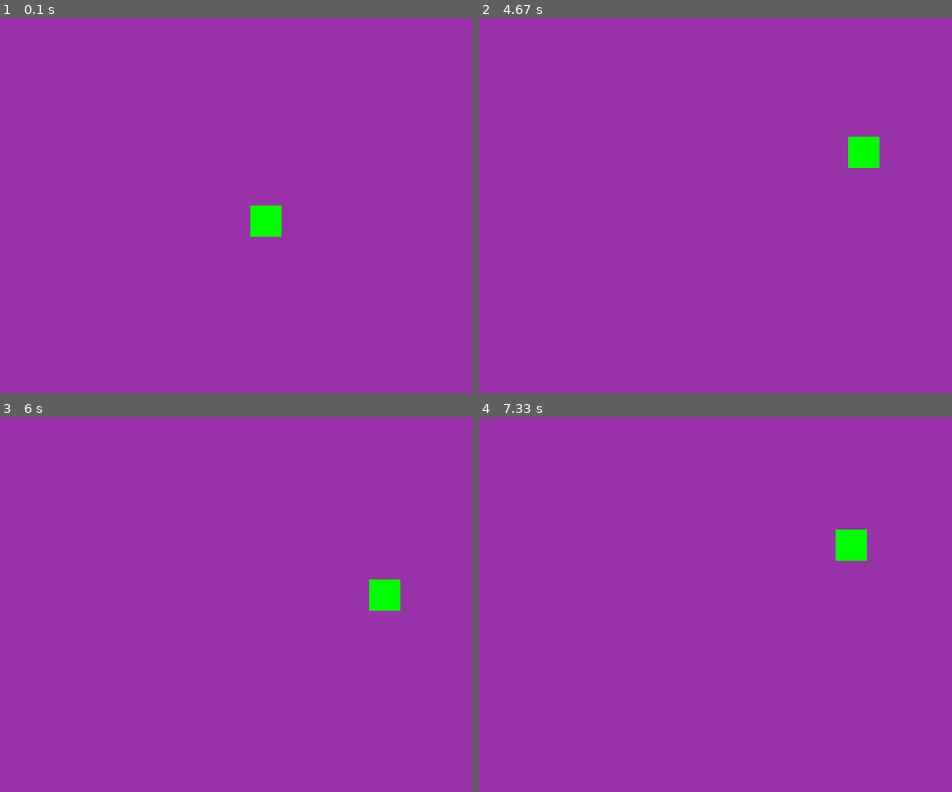
Above: before the commit, frames 1-4 (two rows, left to right).
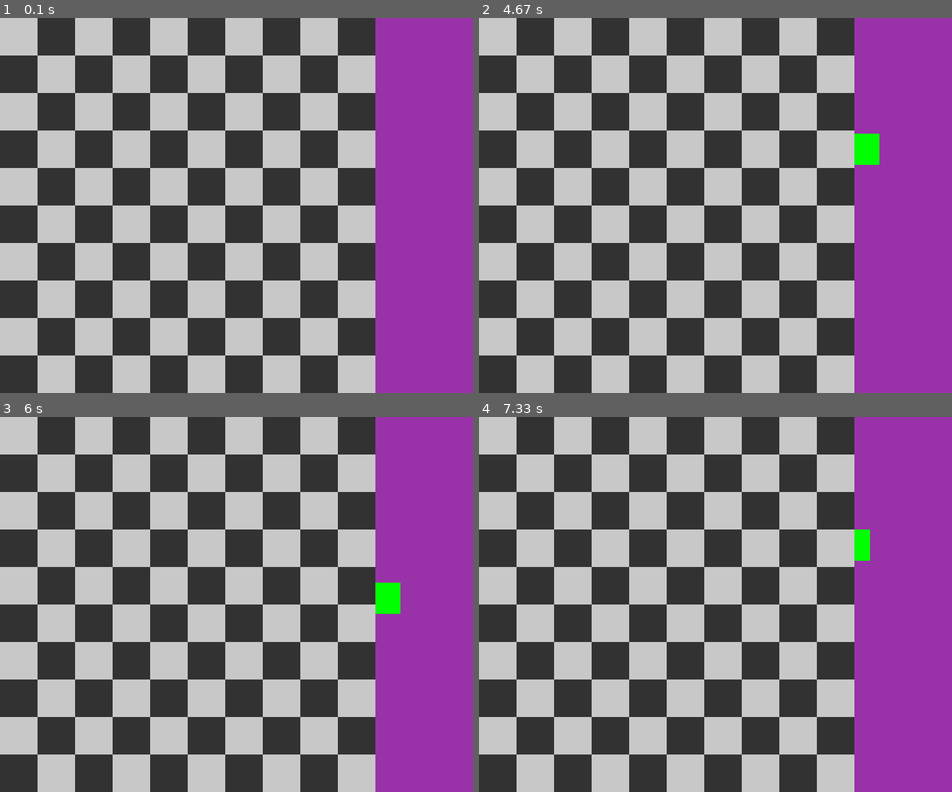
Above: after the commit, the same moments.

Repository: Doc-designs/Python-Procedural-Dungeon-Generation
Game: pygame game, started from Pygame Project.py
Same seed, same stepped clock (60 frames per second), same inputs: the game is played once before the commit and once after it.
Inputs:
- Up to frame 1 (0.1 s): no input
- Up to frame 2 (4.67 s): hold Up 0.83-1.3 s; hold Right 3.9-4.53 s; hold Down from 4.57 s (still down)
- Up to frame 3 (6 s): release Down at 4.93 s; hold Left 4.97-5.43 s; hold Right 5.47-5.93 s; hold Up from 5.97 s (still down)
- Up to frame 4 (7.33 s): release Up at 6.27 s; hold Right 6.3-6.77 s; hold Left from 6.8 s (still down)

The runs differ from the first frame. In frame 1, 79% of the frame differs, in the area x 0-80%, y 0-100%; in frame 2, 79%, in the area x 0-85%, y 0-100%; in frame 3, 79%; in frame 4, 79%.

Commit message:
Reorganized Codebase into Functions and Starting to fix curriculum

Diff:
--- a/Pygame Project.py
+++ b/Pygame Project.py
@@ -2,24 +2,15 @@
 import pygame.freetype #Used for Text
 print("Pygame Version: ", pygame.ver)
 
-pygame.init()
-screen = pygame.display.set_mode((800, 600))
-pygame.display.set_caption("Infinite Dungeons")
-GAME_FONT = pygame.freetype.Font("freesansbold.ttf", 24)
-running = True
 
-clock = pygame.time.Clock()
-player = pygame.Rect(400, 300, 50, 50)
-
-#Run Window Till Closed
-while running:
-    #Setup Window
+def CreatePlayer(screen, player, clock):
     screen.fill((153, 50, 168))
     pygame.draw.rect(screen, (0, 255, 0), player)
-    pygame.display.flip()
+    #pygame.display.flip()
     clock.tick(60)
-    #Controls
-    keys = pygame.key.get_pressed()
+
+
+def Controls(player, keys, grid):
     if keys[pygame.K_UP]:
         player.y -= 5
     if keys[pygame.K_DOWN]:
@@ -36,18 +27,56 @@
         player.x = 750
     if player.y > 550:
         player.y = 550
-    #Post Text to Screen
-    GAME_FONT.render_to(screen, (40, 350), "Hello World!", (0, 0, 0))
-    pygame.display.flip()
-    #Tile System
-    grid = [[1 if ( x + y) % 2 == 0 else 0 for x in range(10)] for y in range(10)]
+    #New Controls Implementation
+    '''
+    new_x = player.x // 60
+    new_y = player.y // 60
+    if grid[new_y][new_x] == 1:
+        player.x = new_x * 60
+        player.y = new_y * 60
+    '''
+
+def GameText(text, screen, position, font):
+    font.render_to(screen, position, text, (0, 0, 0))
+    #pygame.display.flip()
+
+def GeneratePerlinNoise(grid, screen):
     for y in range(len(grid)):
         for x in range(len(grid[y])):
             color = (200, 200, 200) if grid[y][x] == 1 else (50,50,50)
             pygame.draw.rect(screen, color, pygame.Rect(x*60, y*60, 60, 60))
-    #Close Window on Exit
-    for event in pygame.event.get():
-        if event.type == pygame.QUIT:
-            running = False
 
-pygame.quit()
+#def Quit():
+
+def main():
+    pygame.init()
+    screen = pygame.display.set_mode((800, 600))
+    pygame.display.set_caption("Infinite Dungeons")
+    GAME_FONT = pygame.freetype.Font("NotoSansWarangCiti-Regular.ttf", 24)
+    clock = pygame.time.Clock()
+    player = pygame.Rect(400, 300, 50, 50)
+    running = True
+
+
+    #Run Window Till Closed
+    while running:
+        #Setup Window
+        CreatePlayer(screen, player, clock)
+        #Controls
+        keys = pygame.key.get_pressed()
+        grid = [[1 if ( x + y) % 2 == 0 else 0 for x in range(10)] for y in range(10)]
+        Controls(player, keys, grid)
+        #Post Text to Screen
+        GameText("Hello World!", screen, (40, 350), GAME_FONT)
+        #Tile System
+        GeneratePerlinNoise(grid, screen)
+        pygame.display.update()
+        #Close Window on Exit
+        for event in pygame.event.get():
+            if event.type == pygame.QUIT:
+                running = False
+
+    pygame.quit()
+
+if __name__ == "__main__":
+    main()
